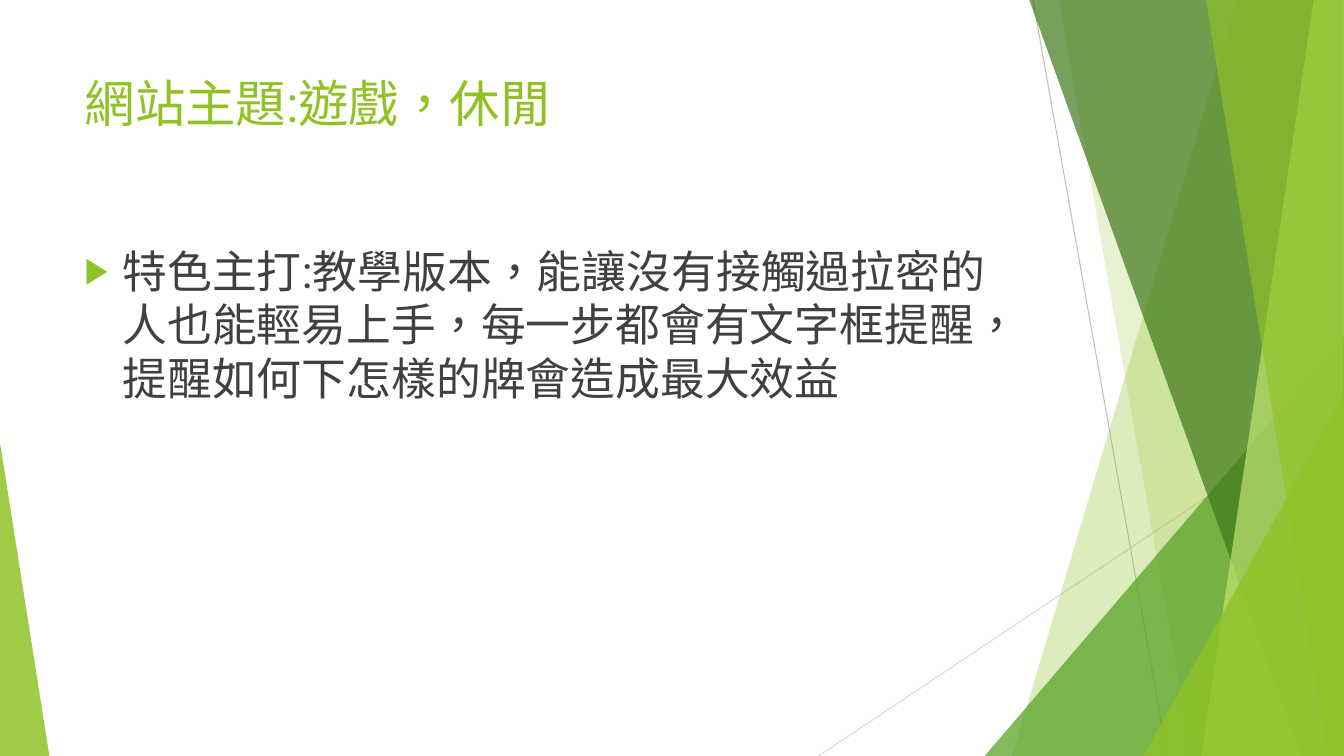
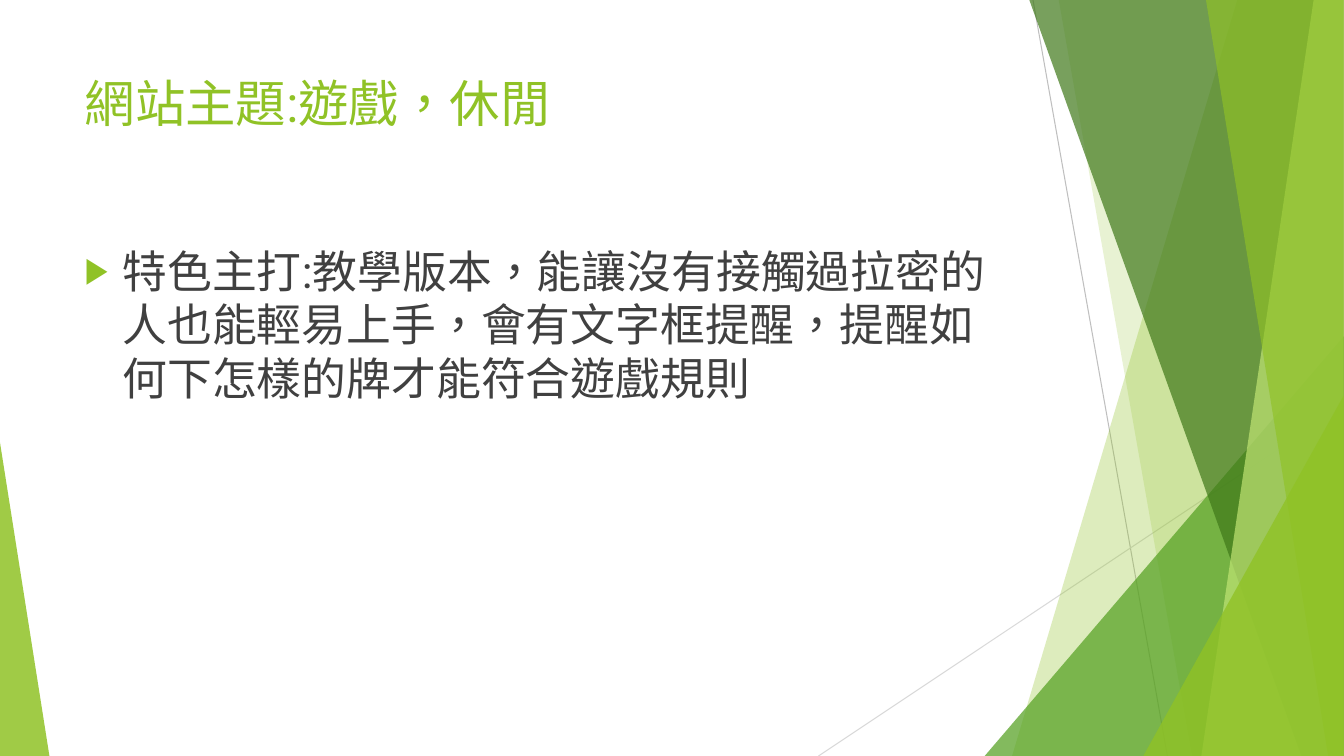
Before and after one commit to desk661234/BigGww, a slide deck: slide 2 of 拉密-00757014+00757009.pptx. Drawn at 1344x756 pixels with LibreOffice and Linux fonts; fonts in the diff are those of the drawing. Boxes give left, top, right and bottom in pixels: in the first picture for what was removed or moved away, otherwise in the second. Text is boxed around its words. In the diff, an @@ line names an element or a change of style, - is before the commit and + after.

```diff
--- a/拉密-00757014+00757009.pptx
+++ b/拉密-00757014+00757009.pptx
@@ text at (x1=123, y1=250, x2=986, y2=399): text changed @@
-▶ 特色主打:教學版本，能讓沒有接觸過拉密的人也能輕易上手，每一步都會有文字框提醒，提醒如何下怎樣的牌會造成最大效益
+▶ 特色主打:教學版本，能讓沒有接觸過拉密的人也能輕易上手，會有文字框提醒，提醒如何下怎樣的牌才能符合遊戲規則
```
